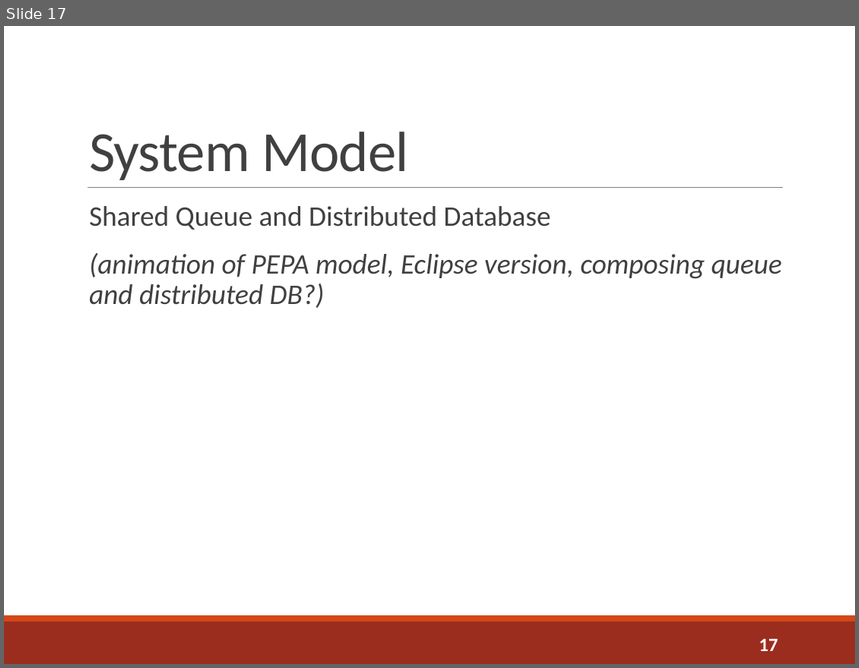
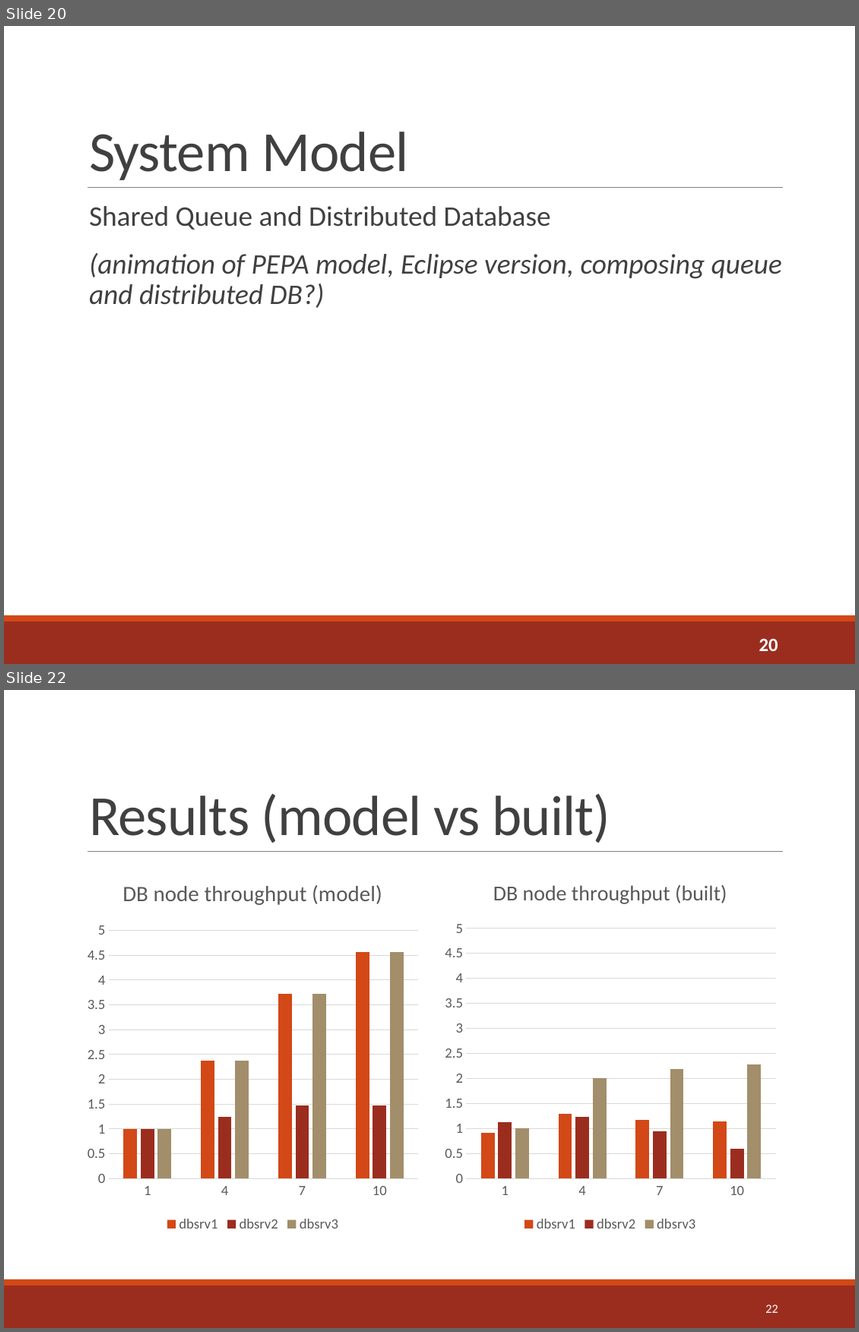
Before and after one commit to sshephard2/skewed-modelling, a slide deck: Presentation/Performance modelling of skewed demand in complex systems.pptx. Shown one above the other, each under a label of ours: slide 17 before the commit, slides 20 and 22 after it; the slides between them are not shown. The pictures are 859x668 and 859x1332 pixels, drawn with LibreOffice and Linux fonts; fonts in the diff are those of the drawing. Boxes give left, top, right and bottom in pixels: in the first picture for what was removed or moved away, otherwise in the second. Text is boxed around its words. In the diff, an @@ line names an element or a change of style, - is before the commit and + after.

```diff
--- a/Presentation/Performance modelling of skewed demand in complex systems.pptx
+++ b/Presentation/Performance modelling of skewed demand in complex systems.pptx
@@ slide 22 added at (4,690,855,1328), background #FFFFFF; not listed: 3 template elements that a slide beside it also shows @@
@@ title added at (89,793,610,843), 48 pt, text #404040 @@
+Results (model vs built)
@@ column chart added at (81,862,425,1236) @@
+title "DB node throughput (model) "
+categories: 1, 4, 7, 10
+dbsrv1: 1, 2.4, 3.7, 4.6
+dbsrv2: 1, 1.2, 1.5, 1.5
+dbsrv3: 1, 2.4, 3.7, 4.6
@@ column chart added at (438,862,783,1236) @@
+title "DB node throughput (built) "
+categories: 1, 4, 7, 10
+dbsrv1: 0.9, 1.3, 1.2, 1.1
+dbsrv2: 1.1, 1.2, 0.9, 0.6
+dbsrv3: 1, 2, 2.2, 2.3
@@ page number added at (766,1305,778,1313), 10.5 pt, text #FFFFFF @@
+22
@@ what was slide 17 is now slide 20 @@
@@ page number at (759,639,778,651): text changed @@
-17
+20
```
Also in this commit, not shown: 6 slides changed, 4 other slides added, 5 slides removed, 2 other files.
